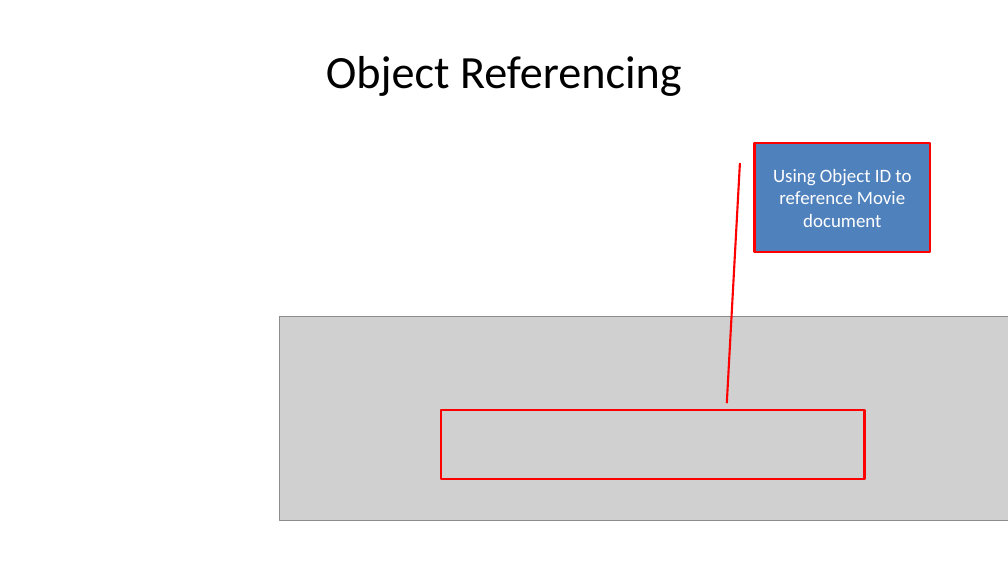
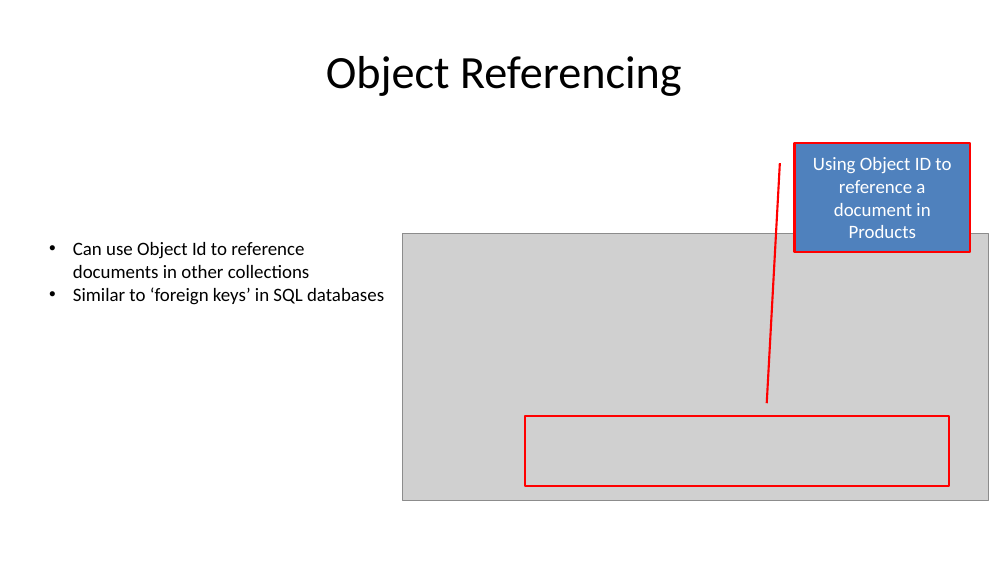
Before and after one commit to diarmuidoconnor/wad2, a slide deck: slide 33 of topic09/talk-0/mongoDB-2020.pptx (slide 41 before the commit). Drawn at 1008x567 pixels with LibreOffice and Linux fonts; fonts in the diff are those of the drawing; grey boxes stand for pictures. Boxes give left, top, right and bottom in pixels: in the first picture for what was removed or moved away, otherwise in the second. Text is boxed around its words. In the diff, an @@ line names an element or a change of style, - is before the commit and + after.

```diff
--- a/topic09/talk-0/mongoDB-2020.pptx
+++ b/topic09/talk-0/mongoDB-2020.pptx
@@ border callout "Using Object ID to reference ...": place and size @@
-border callout "Using Object ID to reference ..." at (755, 143, 930, 253)
+border callout "Using Object ID to reference ..." at (795, 143, 970, 253)
@@ text in border callout at (813, 157, 951, 238): text changed @@
-Using Object ID to reference Movie document
+Using Object ID to reference a document in Products
@@ picture: place and size @@
-picture at (280, 316, 1008, 520)
+picture at (402, 234, 988, 501)
@@ text added at (73, 242, 384, 305), 18 pt, text #000000 @@
+• Can use Object Id to reference documents in other collections
+• Similar to ‘foreign keys’ in SQL databases
@@ rectangle: place and size @@
-rectangle at (441, 410, 865, 479)
+rectangle at (525, 416, 949, 485)
```
Also in this commit, not shown: 12 other slides changed, 2 slides added, 3 slides removed, 23 other files.
